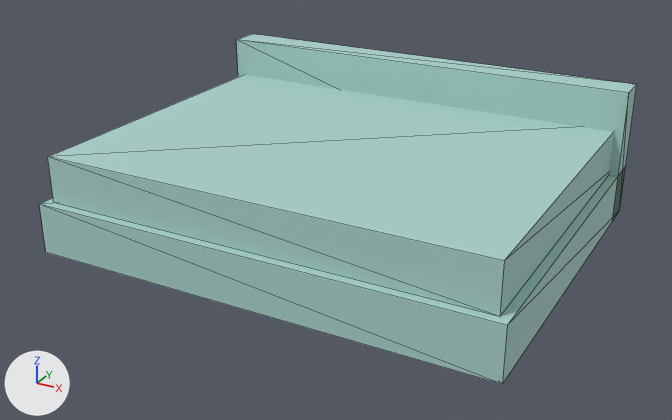
Before and after pictures for a commit that changed the glTF model src/assets/furniture/bed.glb.
The view is the same before and after, from a 50 mm lens placed at (1.75, -3.29, 1.73), pointed at (-0.01, -0.09, 0.13). The lights are fixed; the arrows at lower left show +X, +Y and +Z. The older version comes first. Mesh edges are drawn as thin lines. Vertices at exactly the same position are counted once.
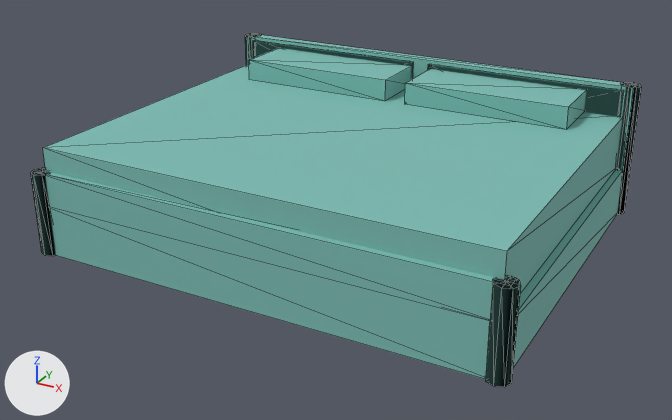
Pixel boxes [x1, y1, x2, y2] of what changed, in the pictures (672 x 420 px):
'Mesh_0', recoloured, reshaped
    before: [39, 34, 637, 384]
    after: [31, 33, 641, 387]
part 1 of me_mesh_0, added (cyan)
    after: [249, 48, 411, 101]
part 2 of me_mesh_0, added (cyan)
    after: [405, 69, 586, 130]
part 3 of me_mesh_0, added
    after: [253, 41, 413, 80]
part 4 of me_mesh_0, added
    after: [428, 65, 623, 117]
part 5 of me_mesh_0, added
    after: [245, 33, 262, 65]
part 6 of me_mesh_0, added
    after: [616, 82, 641, 215]
part 7 of me_mesh_0, added
    after: [31, 168, 56, 256]
part 8 of me_mesh_0, added
    after: [486, 276, 521, 387]
part 9 of me_mesh_0, built on
    before: [48, 34, 637, 317]
    after: [36, 34, 634, 321]

The change, as a diff of the scene's bpy script:
```diff
--- a/src/assets/furniture/bed.glb.py
+++ b/src/assets/furniture/bed.glb.py
@@ mat_material_0 @@
 mat_material_0 = principled_material('Material_0')
-mat_material_0.base_color = (0.4, 0.64, 0.59)  # cyan #aad1ca
+mat_material_0.base_color = (0.2, 0.5, 0.45)  # cyan #7cbcb3
 mat_material_0.roughness = 0.8
@@ me_mesh_0 @@
 # used by ob_mesh_0; location = (0.0, 0.0, 0.0)
-me_mesh_0.from_pydata(...)  # 22 vertices, 36 faces; spans x -1.0..1.0, y -0.8..0.8, z 0.0..0.6
+me_mesh_0.from_pydata(...)  # 132 vertices, 224 faces; spans x -1.02..1.02, y -0.82..0.82, z 0.0..0.6
+# me_mesh_0 part 1: a new loose piece, a box spanning x -0.8..-0.05, y 0.46..0.76, z 0.46..0.56, in mat_material_0 (cyan #7cbcb3)
+# me_mesh_0 part 2: a new loose piece, a box spanning x 0.05..0.8, y 0.46..0.76, z 0.46..0.56, in mat_material_0 (cyan #7cbcb3)
+# me_mesh_0 part 3: a new loose piece, a box spanning x -0.96..-0.04, y 0.74..0.75, z 0.25..0.58, in mat_material_0 (cyan #7cbcb3)
+# me_mesh_0 part 4: a new loose piece, a box spanning x 0.04..0.96, y 0.74..0.75, z 0.25..0.58, in mat_material_0 (cyan #7cbcb3)
+# me_mesh_0 part 5: a new loose piece, an 8-sided cylinder along z spanning x -1.025..-0.935, y 0.735..0.825, z 0.0..0.6, in mat_material_0 (cyan #7cbcb3)
+# me_mesh_0 part 6: a new loose piece, an 8-sided cylinder along z spanning x 0.935..1.025, y 0.735..0.825, z 0.0..0.6, in mat_material_0 (cyan #7cbcb3)
+# me_mesh_0 part 7: a new loose piece, an 8-sided cylinder along z spanning x -1.025..-0.935, y -0.825..-0.735, z 0.0..0.36, in mat_material_0 (cyan #7cbcb3)
+# me_mesh_0 part 8: a new loose piece, an 8-sided cylinder along z spanning x 0.935..1.025, y -0.825..-0.735, z 0.0..0.36, in mat_material_0 (cyan #7cbcb3)
+# me_mesh_0 part 9
+# 3 vertices are removed from x -1.0..1.0, y 0.65, z 0.0..0.6
+# 11 faces are deleted
+# 9 vertices move from x -1.0..0.96, y -0.76..0.76, z 0.22..0.6 to x -1.0..0.97, y -0.77..0.77, z 0.22..0.6
+# 9 vertices are added at x -1.0..1.0, y -0.8..0.74, z 0.22..0.6
+# 23 new faces join them
 me_mesh_0.materials.append(mat_material_0)
```
